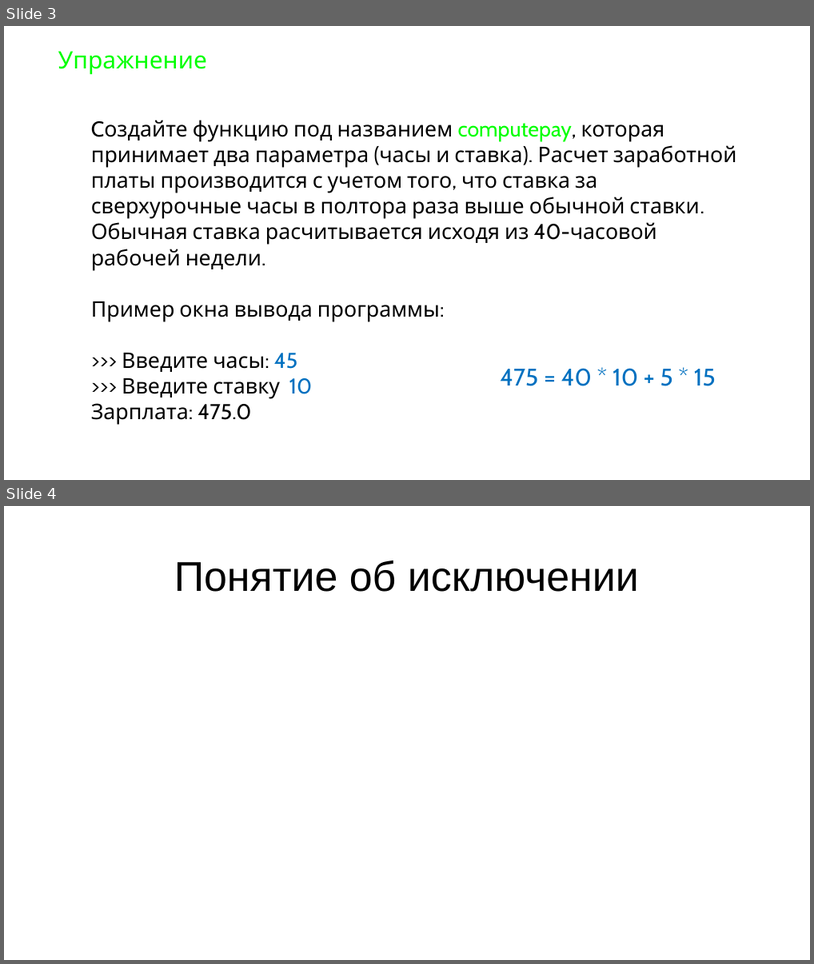
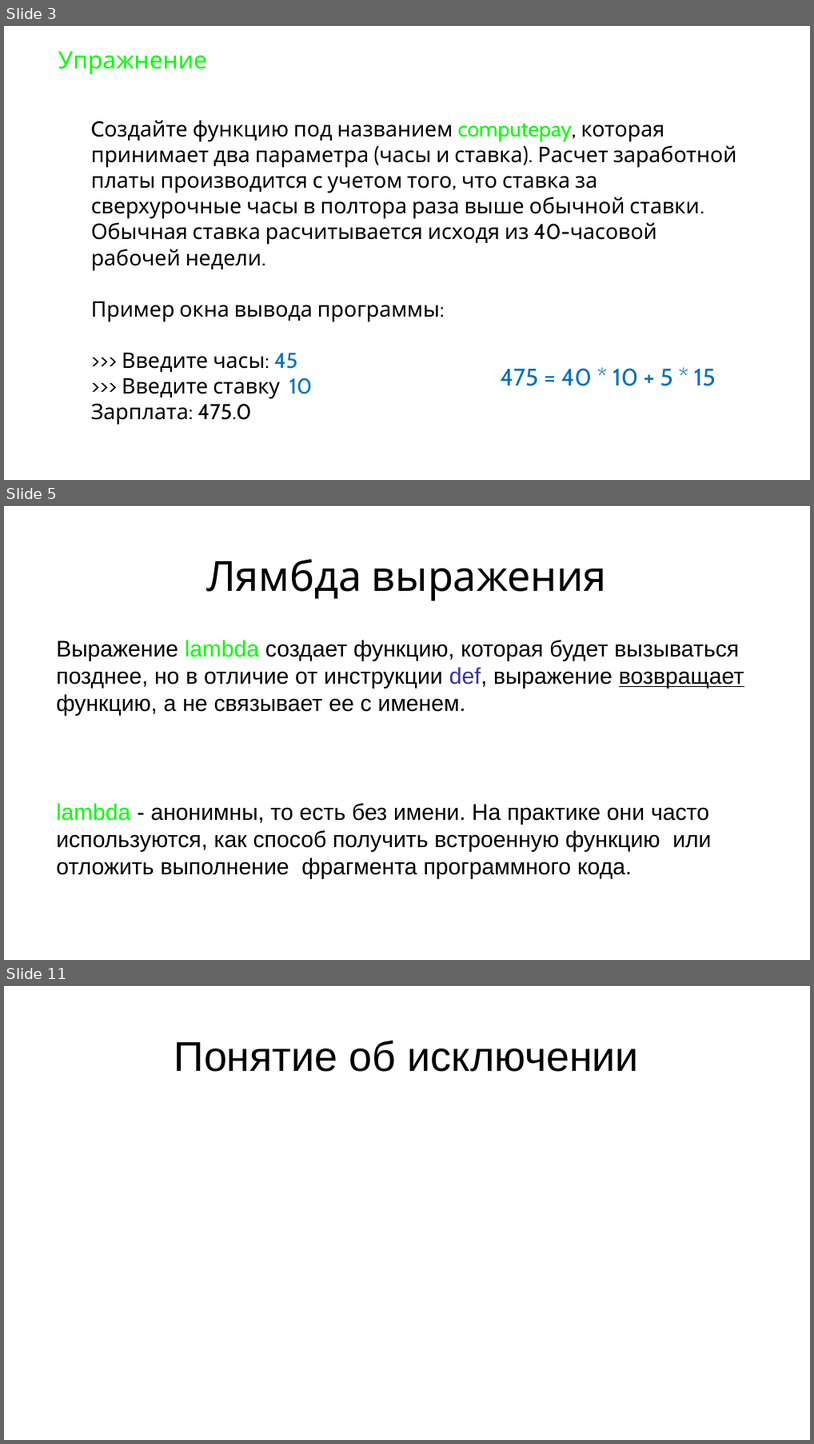
Before and after one commit to maxchv/LearnPython, a slide deck: week05/Exceptions.pptx. Shown one above the other, each under a label of ours: slides 3 and 4 before the commit, slides 3, 5 and 11 after it; the slides between them are not shown. The pictures are 814x964 and 814x1444 pixels, drawn with LibreOffice and Linux fonts; fonts in the diff are those of the drawing. Boxes give left, top, right and bottom in pixels: in the first picture for what was removed or moved away, otherwise in the second. Text is boxed around its words. In the diff, an @@ line names an element or a change of style, - is before the commit and + after.

```diff
--- a/week05/Exceptions.pptx
+++ b/week05/Exceptions.pptx
@@ slide 5 added at (4,506,810,960), background #FFFFFF @@
@@ title added at (206,559,607,601), 66 pt, text #000000 @@
+Лямбда выражения
@@ text added at (56,640,745,879), 36 pt, text #000000 @@
+Выражение lambda создает функцию, которая будет вызываться позднее, но в отличие от инструкции def, выражение возвращает функцию, а не связывает ее с именем.
+lambda - анонимны, то есть без имени. На практике они часто используются, как способ получить встроенную функцию или отложить выполнение фрагмента программного кода.
@@ text added at (257,660,320,684), 36 pt, text #FFFFFF @@
+hello():
@@ what was slide 4 is now slide 11 @@
```
Also in this commit, not shown: 6 other slides added, 5 other files.
